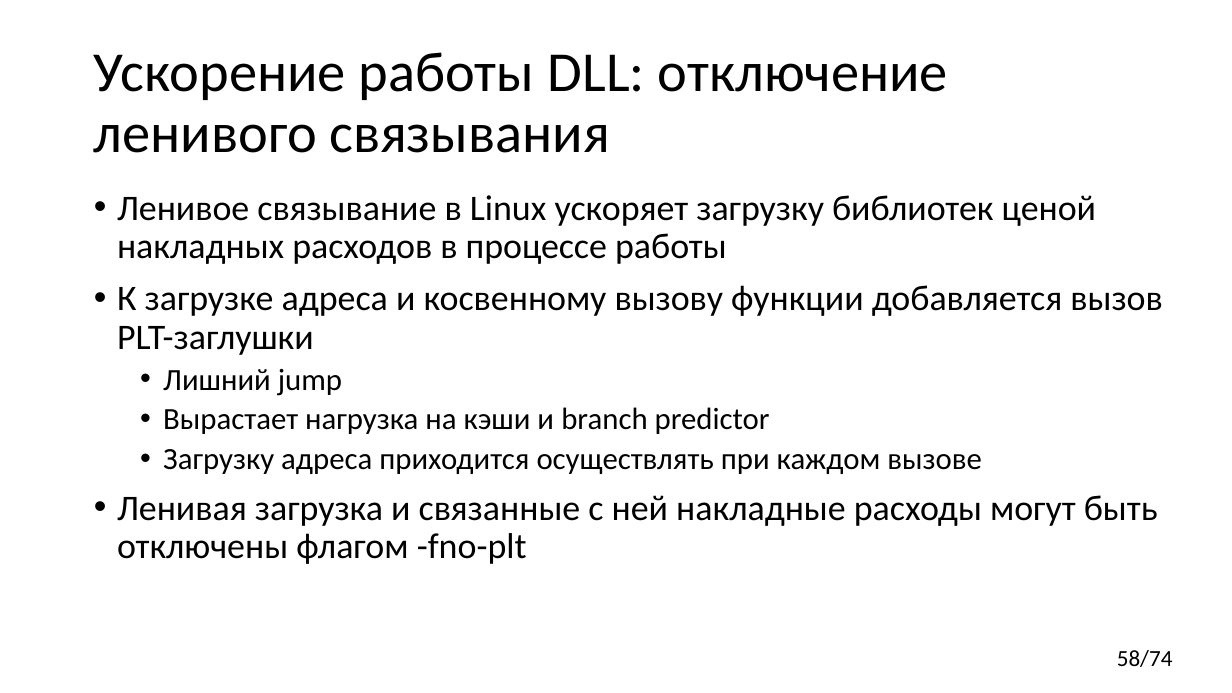
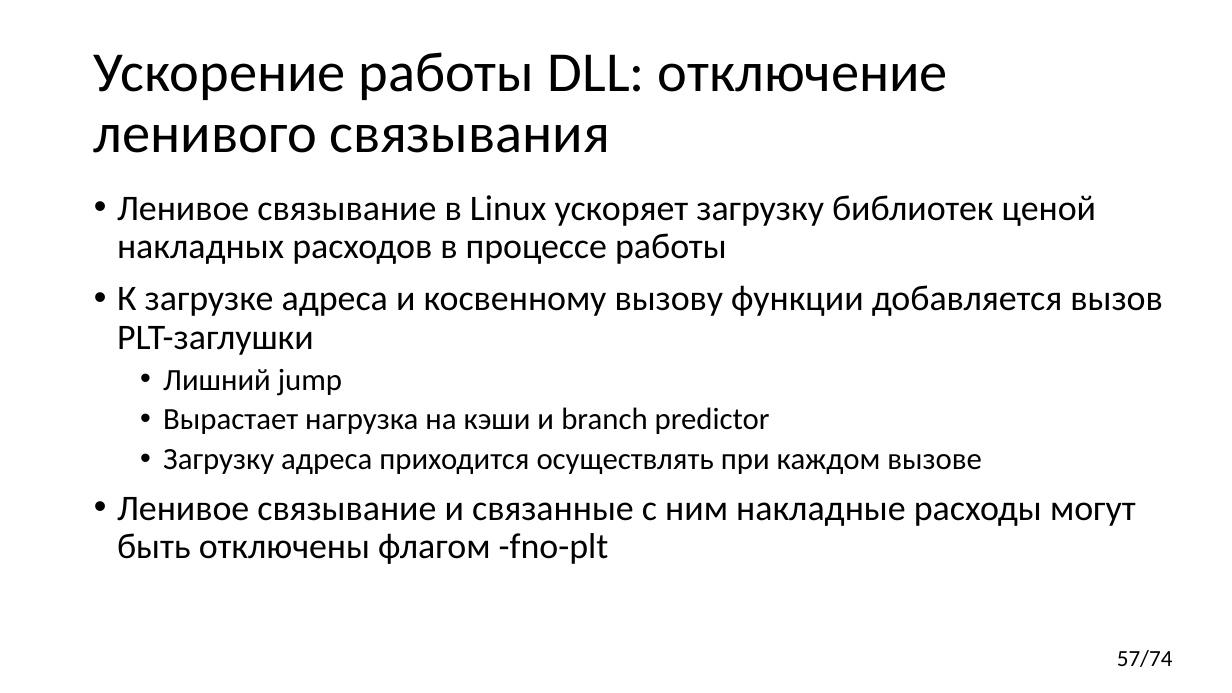
Before and after one commit to yugr/CppRussia, a slide deck: slide 57 of 2024/RU.pptx (slide 58 before the commit). Drawn at 1232x693 pixels with LibreOffice and Linux fonts; fonts in the diff are those of the drawing. Boxes give left, top, right and bottom in pixels: in the first picture for what was removed or moved away, otherwise in the second. Text is boxed around its words. In the diff, an @@ line names an element or a change of style, - is before the commit and + after.

```diff
--- a/2024/RU.pptx
+++ b/2024/RU.pptx
@@ text at (x1=117, y1=497, x2=1136, y2=564): text changed @@
-• Ленивая загрузка и связанные с ней накладные расходы могут быть отключены флагом -fno-plt
+• Ленивое связывание и связанные с ним накладные расходы могут быть отключены флагом -fno-plt
@@ page number at (x1=1117, y1=650, x2=1173, y2=667): text changed @@
-58/74
+57/74
```
Also in this commit, not shown: 3 other slides changed.
